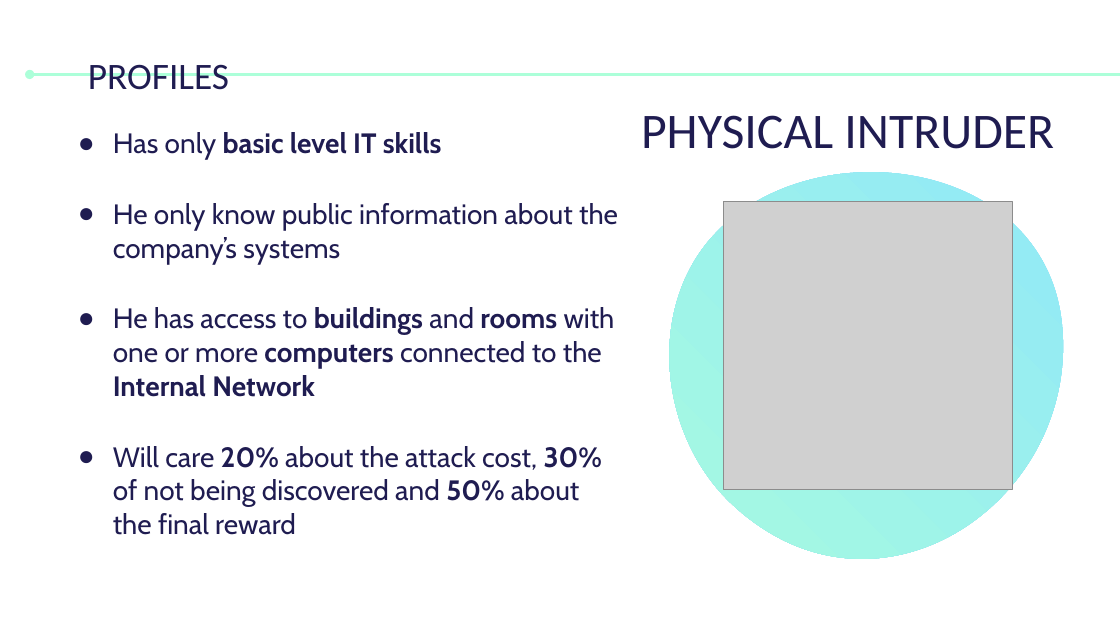
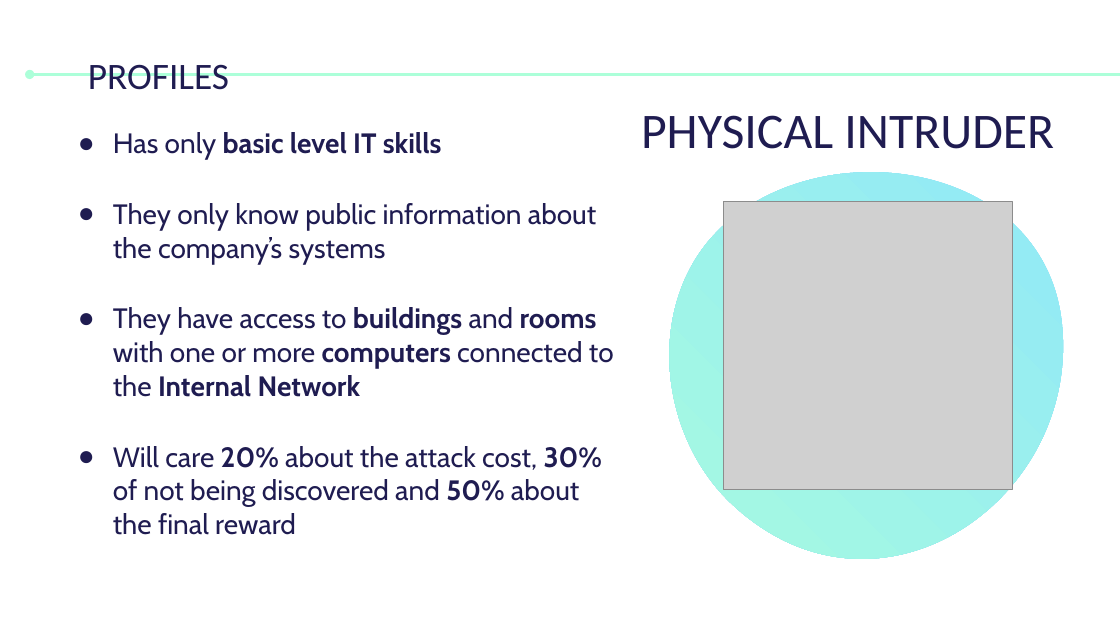
Before and after one commit to fraie98/vehiclesADVISE, a slide deck: slide 6 of Presentation.pptx. Drawn at 1120x630 pixels with LibreOffice and Linux fonts; fonts in the diff are those of the drawing; grey boxes stand for pictures. Boxes give left, top, right and bottom in pixels: in the first picture for what was removed or moved away, otherwise in the second. Text is boxed around its words. In the diff, an @@ line names an element or a change of style, - is before the commit and + after.

Commit message:
Fix typos in doc and presentation. Add details to goals.

```diff
--- a/Presentation.pptx
+++ b/Presentation.pptx
@@ text at <box>113,203,614,397</box>: text changed @@
-● He only know public information about the company’s systems
-● He has access to buildings and rooms with one or more computers connected to the Internal Network
+● They only know public information about the company’s systems
+● They have access to buildings and rooms with one or more computers connected to the Internal Network
```
Also in this commit, not shown: 5 other slides changed, 6 other files.
